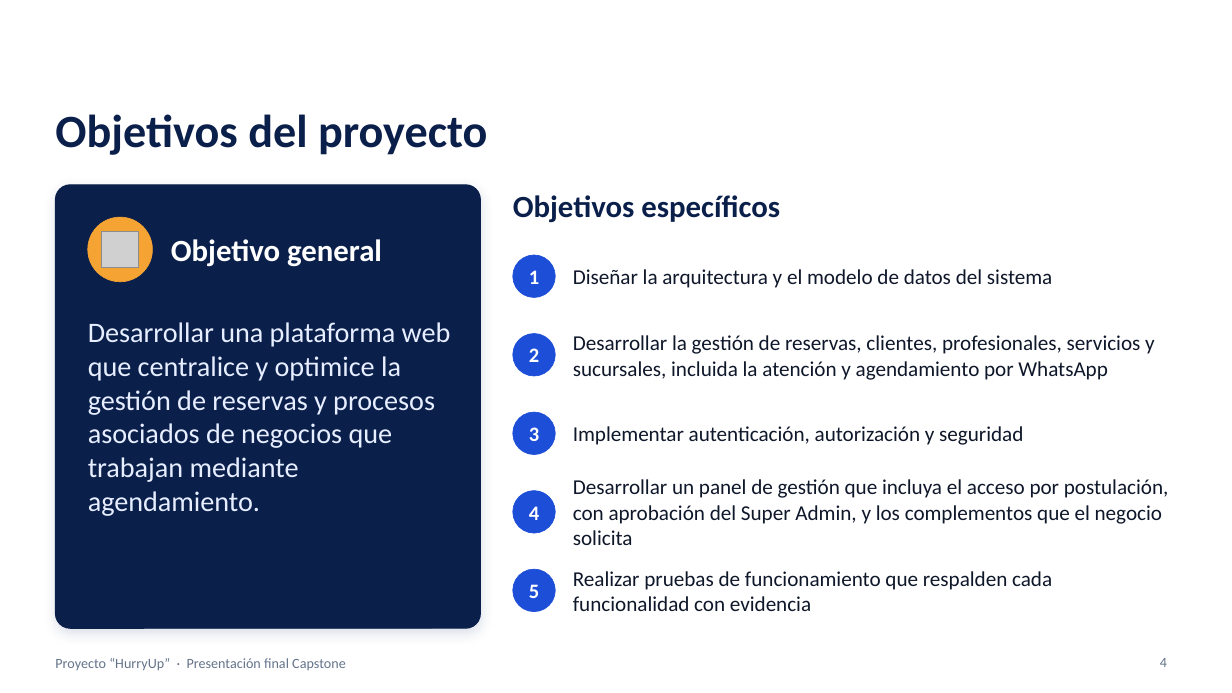
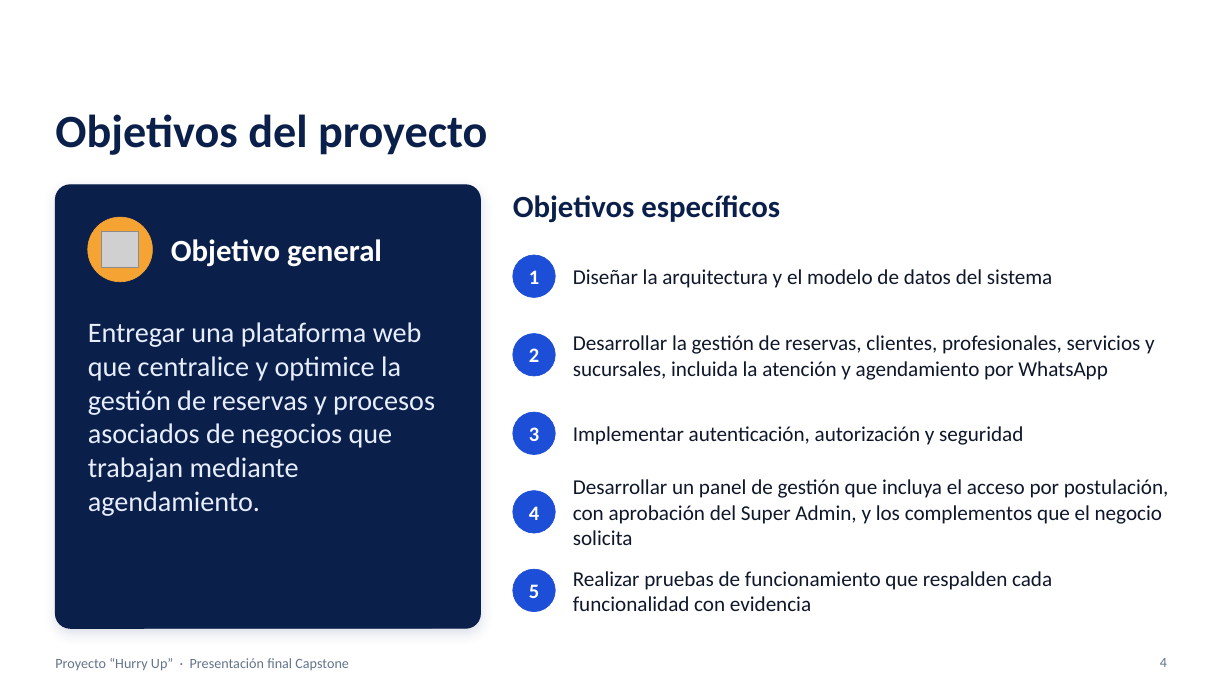
Before and after one commit to Vichobustosss/2026_2_BUSTOS-HEREDIA_CASPTONE_002D_GRUPO_006, a slide deck: slide 4 of Fase 3/Evidencias Grupales/Presentacion_Final_Capstone_HurryUp_GRUPO06.pptx. Drawn at 1232x693 pixels with LibreOffice and Linux fonts; fonts in the diff are those of the drawing; grey boxes stand for pictures; background and template pictures are left out. Boxes give left, top, right and bottom in pixels: in the first picture for what was removed or moved away, otherwise in the second. Text is boxed around its words. In the diff, an @@ line names an element or a change of style, - is before the commit and + after.

Commit message:
docs: actualiza la presentación final editable de Hurry Up

```diff
--- a/Fase 3/Evidencias Grupales/Presentacion_Final_Capstone_HurryUp_GRUPO06.pptx
+++ b/Fase 3/Evidencias Grupales/Presentacion_Final_Capstone_HurryUp_GRUPO06.pptx
@@ text at [88,322,435,516]: text changed @@
-Desarrollar una plataforma web que centralice y optimice la gestión de reservas y procesos asociados de negocios que trabajan mediante agendamiento.
+Entregar una plataforma web que centralice y optimice la gestión de reservas y procesos asociados de negocios que trabajan mediante agendamiento.
@@ text at [55,658,349,671]: spaces changed @@
-Proyecto “HurryUp” · Presentación final Capstone
+Proyecto “Hurry Up” · Presentación final Capstone
```
Also in this commit, not shown: 13 other slides changed.
